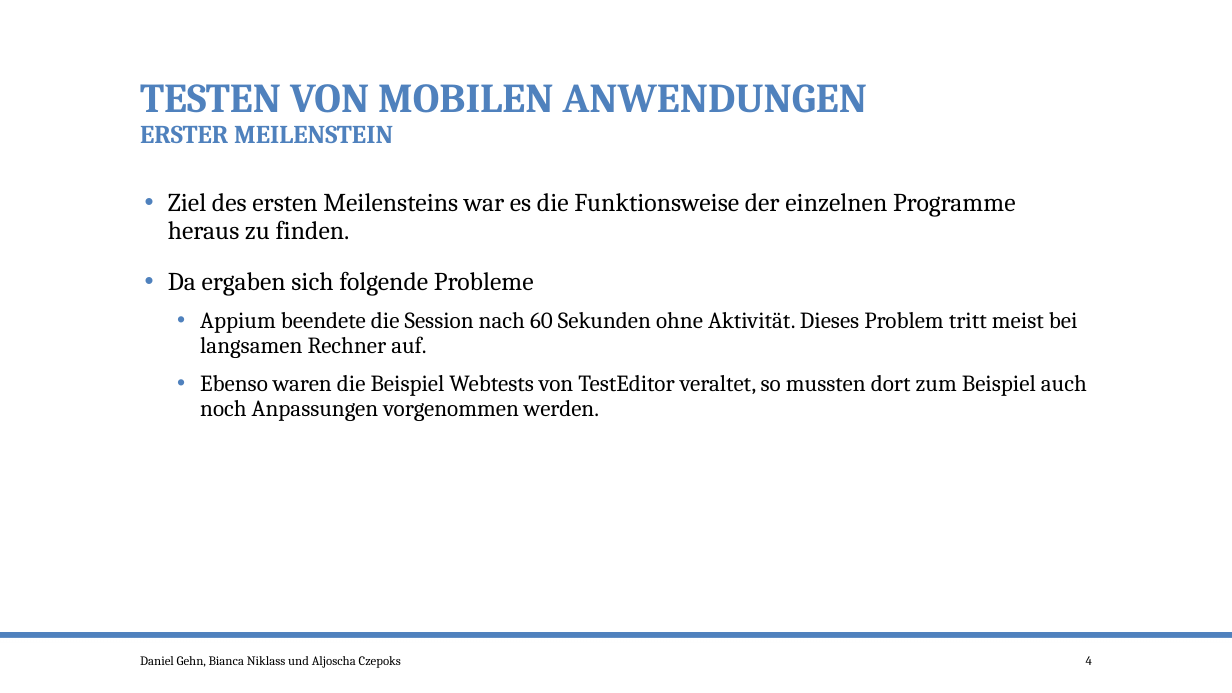
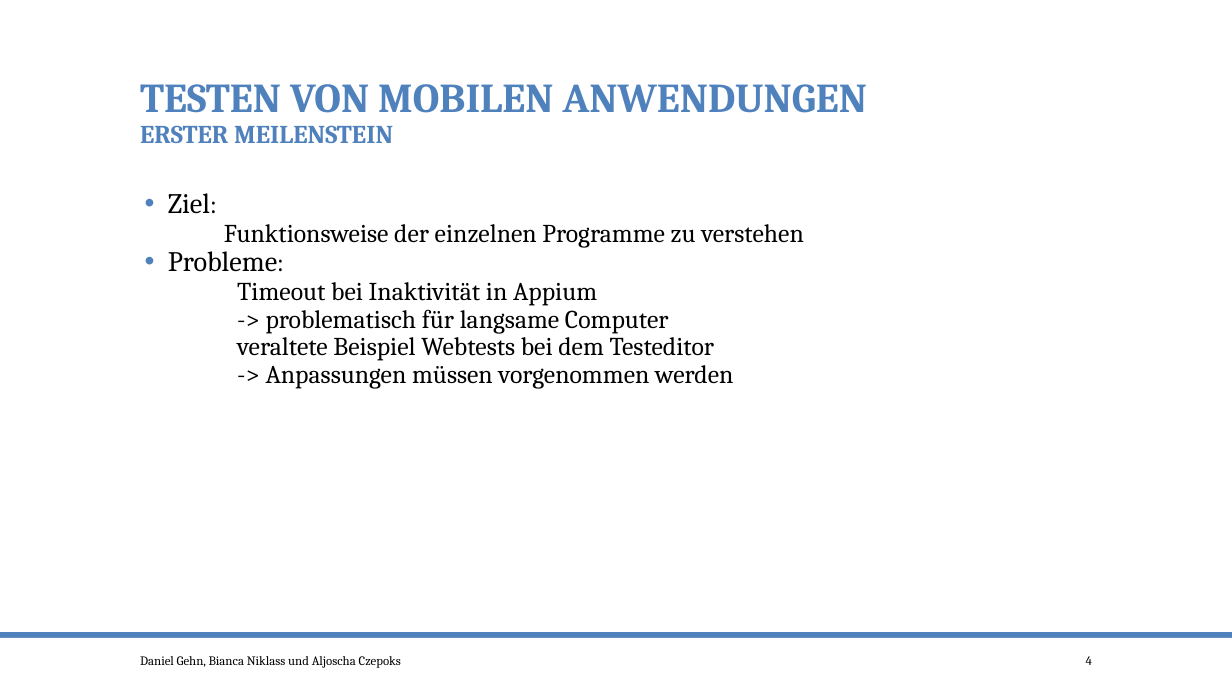
Before and after one commit to po-test-ws-2015/test-cycle, a slide deck: slide 4 of TestenMileStone3.pptx. Drawn at 1232x693 pixels with LibreOffice and Linux fonts; fonts in the diff are those of the drawing. Boxes give left, top, right and bottom in pixels: in the first picture for what was removed or moved away, otherwise in the second. Text is boxed around its words. In the diff, an @@ line names an element or a change of style, - is before the commit and + after.

Commit message:
fertige Präsi. Hürden beim TestEditor steht noch nichts

```diff
--- a/TestenMileStone3.pptx
+++ b/TestenMileStone3.pptx
@@ text at [168, 193, 804, 388]: text changed; size 18 to 20 pt @@
-• Ziel des ersten Meilensteins war es die Funktionsweise der einzelnen Programme heraus zu finden.
-• Da ergaben sich folgende Probleme
-  • Appium beendete die Session nach 60 Sekunden ohne Aktivität. Dieses Problem tritt meist bei langsamen Rechner auf.
-  • Ebenso waren die Beispiel Webtests von TestEditor veraltet, so mussten dort zum Beispiel auch noch Anpassungen vorgenommen werden.
+• Ziel:
+Funktionsweise der einzelnen Programme zu verstehen
+• Probleme:
+Timeout bei Inaktivität in Appium
+-> problematisch für langsame Computer
+veraltete Beispiel Webtests bei dem Testeditor
+-> Anpassungen müssen vorgenommen werden
```
Also in this commit, not shown: 3 other slides changed.
